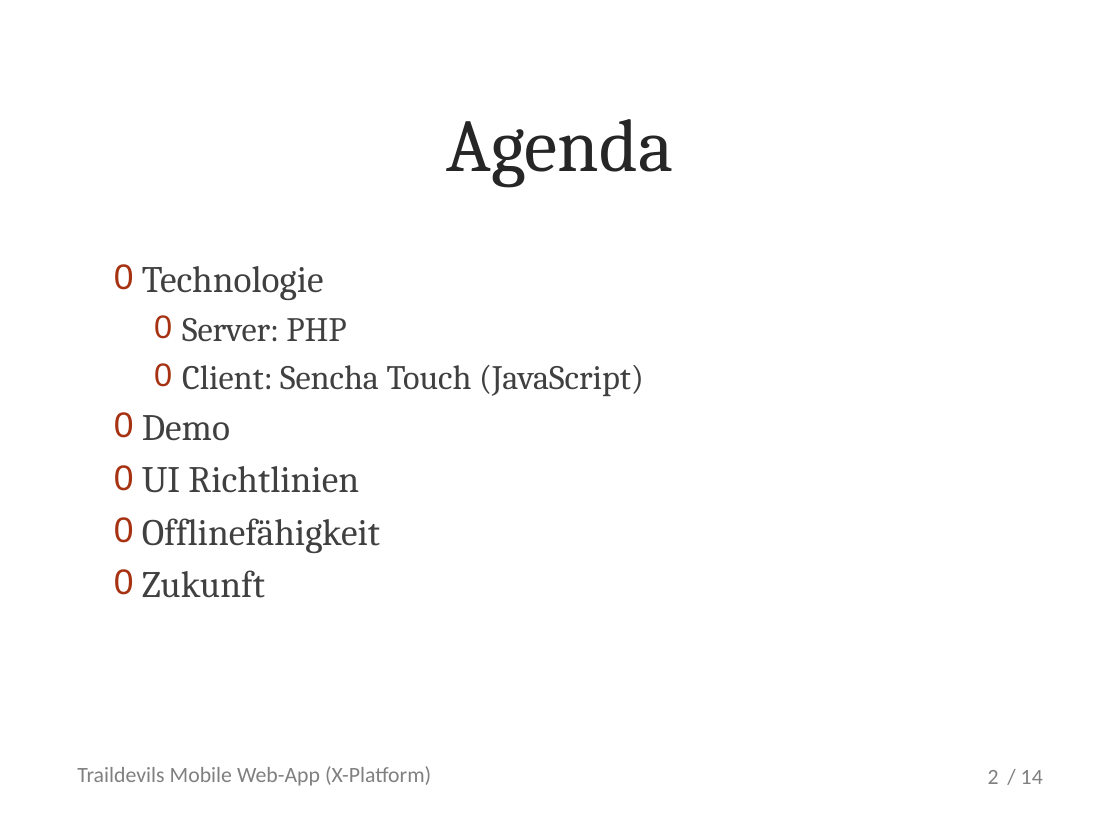
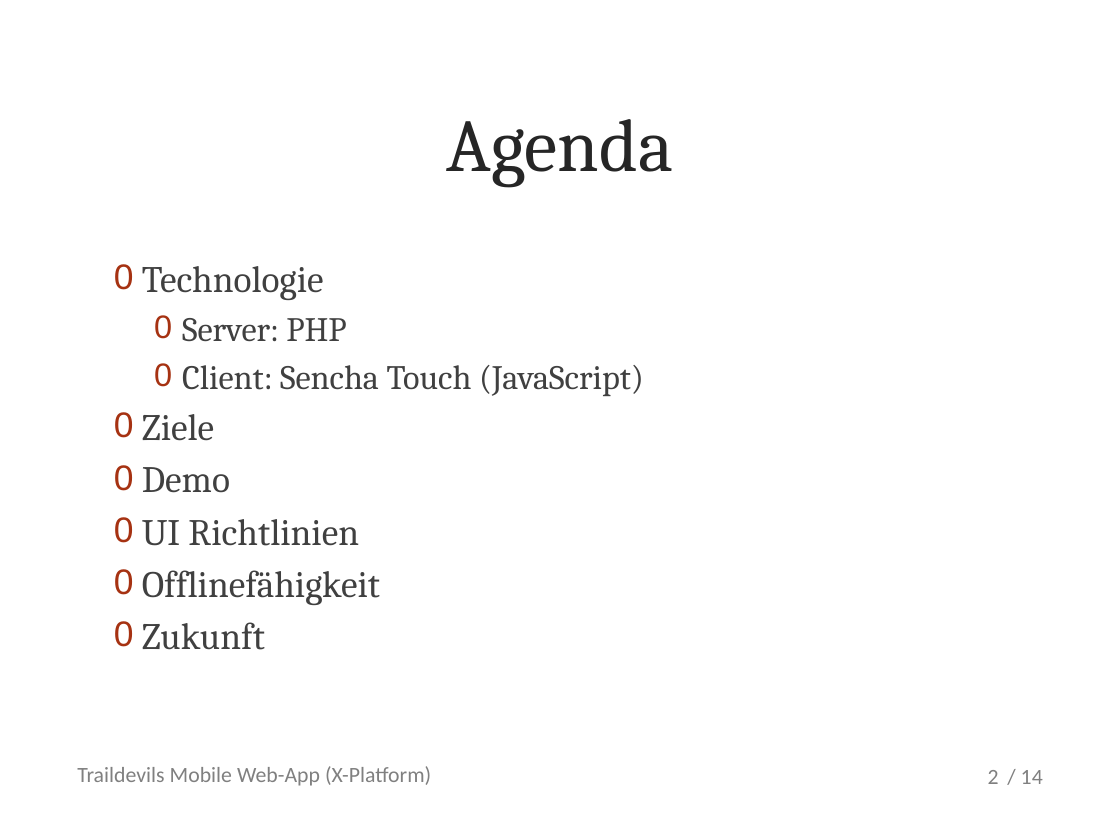
Before and after one commit to metaodi/TrailDevilsXPl-2, a slide deck: slide 2 of _DOCUMENTATION/Presentation/Praesentation-Traildevils-XPl2.pptx. Drawn at 1120x840 pixels with LibreOffice and Linux fonts; fonts in the diff are those of the drawing; background and template pictures are left out. Boxes give left, top, right and bottom in pixels: in the first picture for what was removed or moved away, otherwise in the second. Text is boxed around its words. In the diff, an @@ line names an element or a change of style, - is before the commit and + after.

```diff
--- a/_DOCUMENTATION/Presentation/Praesentation-Traildevils-XPl2.pptx
+++ b/_DOCUMENTATION/Presentation/Praesentation-Traildevils-XPl2.pptx
@@ text at (x1=142, y1=414, x2=214, y2=441): paragraph added @@
+0 Ziele
```
Also in this commit, not shown: 6 other slides changed, 1 other file.
